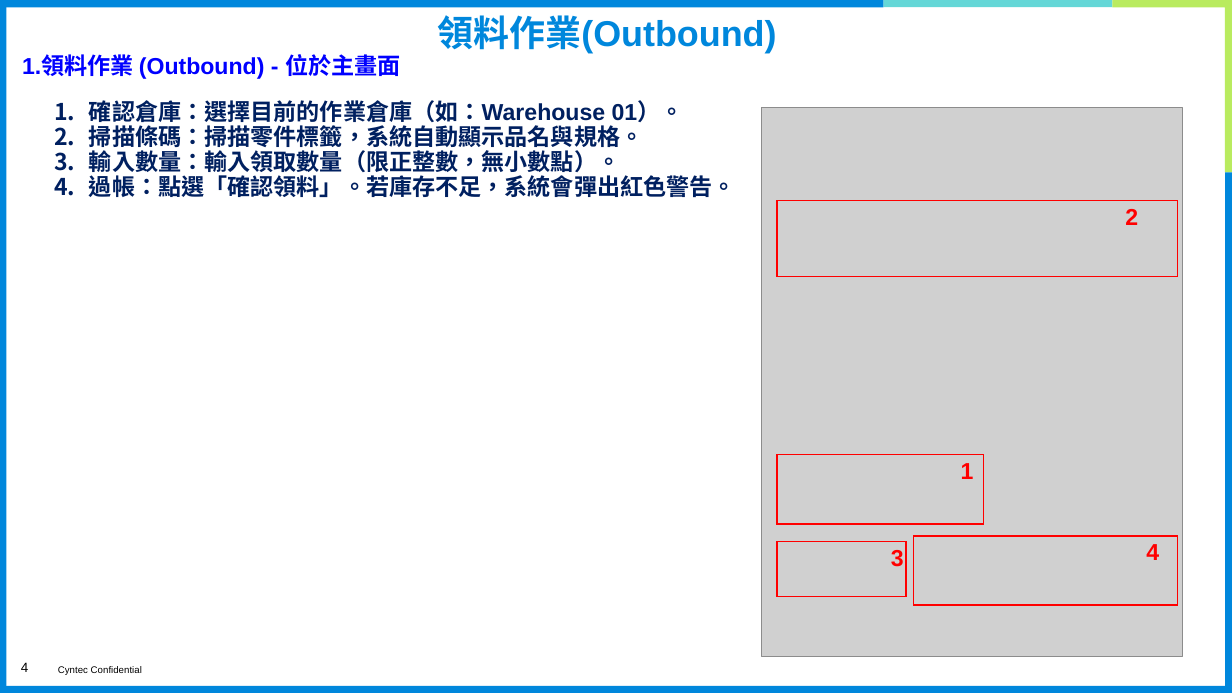
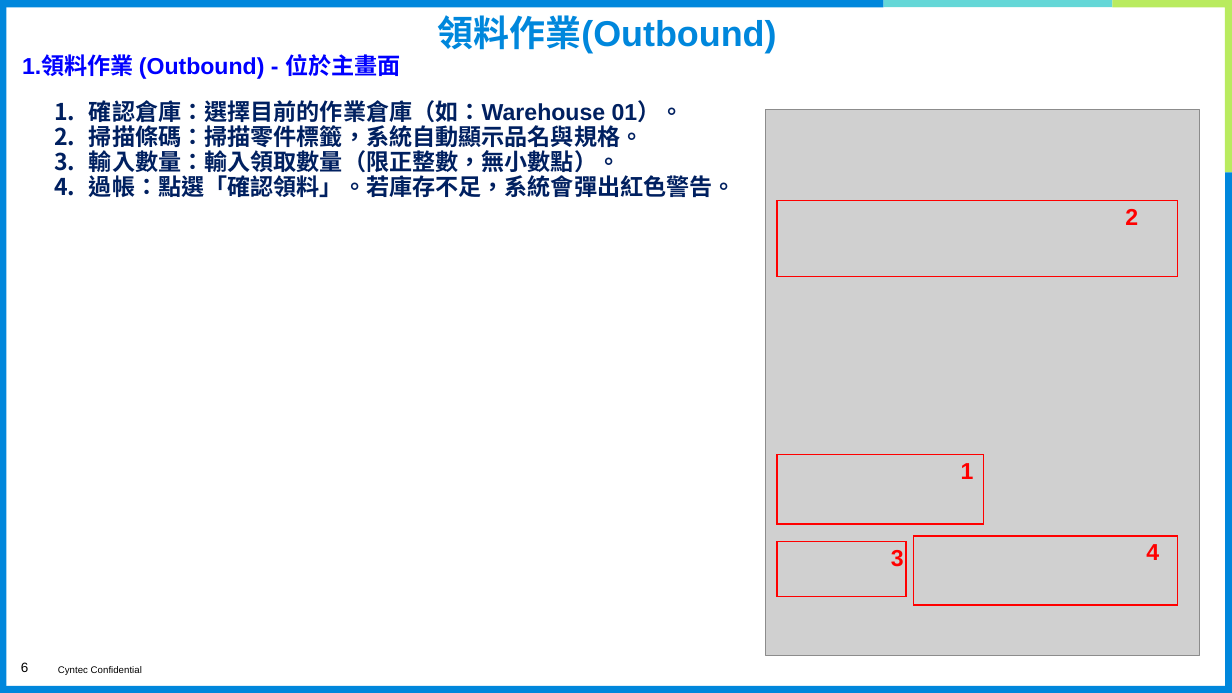
Before and after one commit to eHsuan/PartsManager, a slide deck: slide 6 of doc/使用說明(中文).pptx (slide 4 before the commit). Drawn at 1232x693 pixels with LibreOffice and Linux fonts; fonts in the diff are those of the drawing; grey boxes stand for pictures; background and template pictures are left out. Boxes give left, top, right and bottom in pixels: in the first picture for what was removed or moved away, otherwise in the second. Text is boxed around its words. In the diff, an @@ line names an element or a change of style, - is before the commit and + after.

```diff
--- a/doc/使用說明(中文).pptx
+++ b/doc/使用說明(中文).pptx
@@ picture resized from (x1=762, y1=107, x2=1182, y2=657) to (x1=766, y1=109, x2=1201, y2=655) @@
@@ page number at (x1=21, y1=662, x2=28, y2=672): text changed @@
-4
+6
```
Also in this commit, not shown: 4 other slides changed, 3 slides added, 19 other files.
